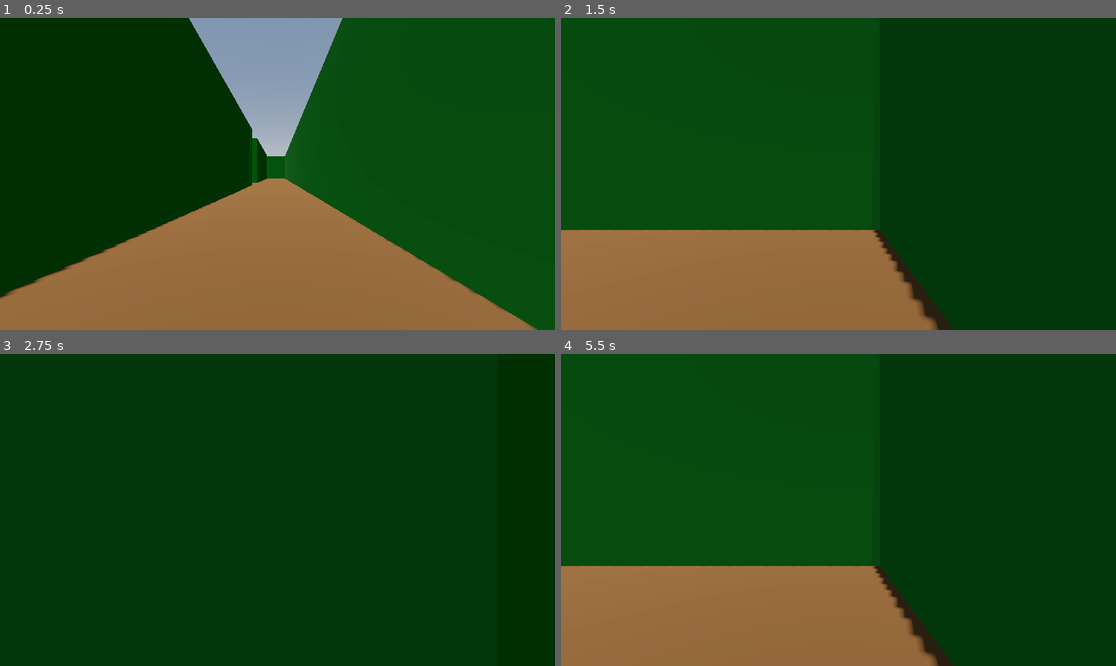
Above: before the commit, frames 1-4 (two rows, left to right).
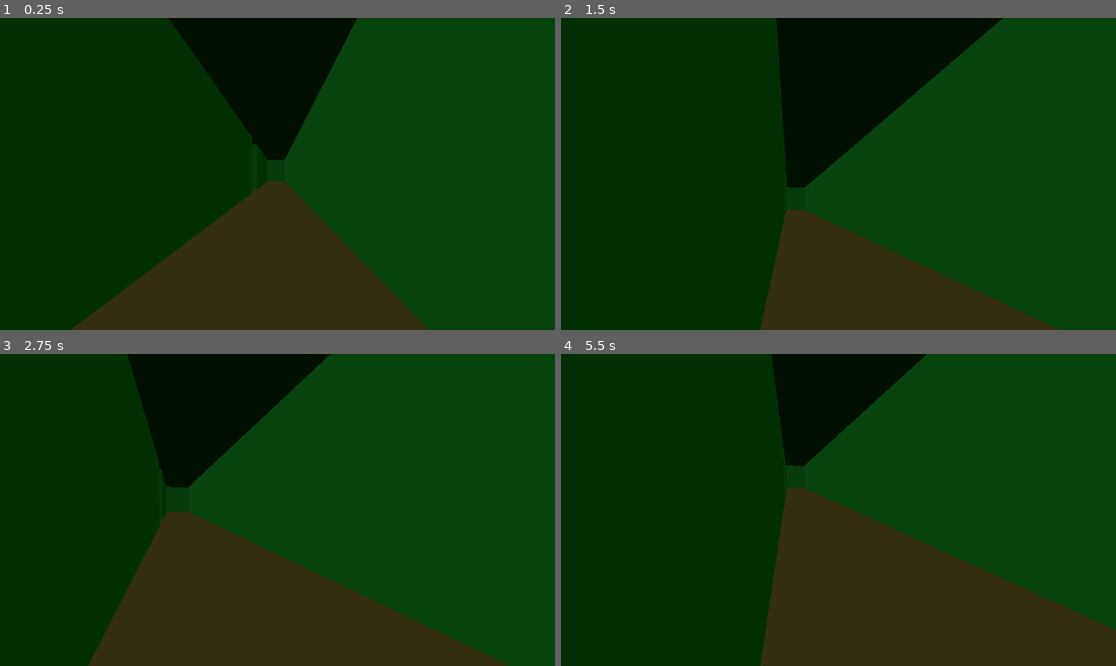
Above: after the commit, the same moments.

Repository: Z-Graham/Maze_walker
Game: Godot game, scene res://Mazes/maze_1/maze_1.tscn
Same seed, same stepped clock (60 frames per second), same inputs: the game is played once before the commit and once after it.
Inputs:
- Up to frame 1 (0.25 s): no input
- Up to frame 2 (1.5 s): tap Enter at 0.5 s; hold D (turn_right) 0.53-1.28 s; tap Down (look_down, bound only after the commit) at 0.6 s; tap Up (look_up, bound only after the commit) at 0.8, 1.35 s; hold S (move_backward) from 1.28 s (still down)
- Up to frame 3 (2.75 s): tap Down (look_down, bound only after the commit) at 1.55, 2.1 s; release S (move_backward) at 2.03 s; hold D (turn_right) from 2.03 s (still down); tap Up (look_up, bound only after the commit) at 2.3 s
- Up to frame 4 (5.5 s): release D (turn_right) at 2.78 s; hold W (move_forward) 2.78-3.53 s; tap Up (look_up, bound only after the commit) at 2.85, 3.8, 4.35, 5.3 s; tap Down (look_down, bound only after the commit) at 3.05, 3.6, 4.55, 5.1 s; hold A (turn_left) 3.53-5.03 s; hold S (move_backward) from 5.03 s (still down)

The runs differ from the first frame. In frame 1, 36% of the frame differs, in the area x 0-97%, y 0-100%; in frame 2, 62%; in frame 3, 28%; in frame 4, 66%, in the area x 0-100%, y 0-100%.

Commit message:
maze 1 fully finished and starting maze 2

Diff:
--- a/Mazes/maze_1/maze_1.gd
+++ b/Mazes/maze_1/maze_1.gd
@@ -1,14 +1,20 @@
 extends Node3D
 
-@export var keyR=randi_range(1,10)
-@export var keyB=randi_range(1,10)
-@export var keyG=randi_range(1,10)
+var keyR:int
+var keyB:int
+var keyG:int
 @onready var puzzle_1: ColorRect = $Puzzle_1
 
-func ready():
+func _ready() -> void:
+	keyR=randi_range(1,9)
+	keyB=randi_range(1,9)
+	keyG=randi_range(1,9)
 	$HintR.text=str(keyR)
 	$HintB.text=str(keyB)
 	$HintG.text=str(keyG)
+
+func _process(delta: float) -> void:
+	pass
 
 func _on_player_hit_end() -> void:
 	$Puzzle_1.visible=true
--- a/Mazes/maze_1/maze_1.tscn
+++ b/Mazes/maze_1/maze_1.tscn
@@ -9,17 +9,20 @@
 sky_horizon_color = Color(0.66224277, 0.6717428, 0.6867428, 1)
 ground_horizon_color = Color(0.66224277, 0.6717428, 0.6867428, 1)
 
-[sub_resource type="Sky" id="Sky_itefq"]
+[sub_resource type="Sky" id="Sky_xsrk3"]
 sky_material = SubResource("ProceduralSkyMaterial_6j225")
 
 [sub_resource type="Environment" id="Environment_5ttg2"]
 background_mode = 2
-sky = SubResource("Sky_itefq")
+sky = SubResource("Sky_xsrk3")
 tonemap_mode = 2
 glow_enabled = true
 
+[sub_resource type="StandardMaterial3D" id="StandardMaterial3D_xsrk3"]
+albedo_color = Color(0.33, 0.25300002, 0, 1)
+
 [sub_resource type="StandardMaterial3D" id="StandardMaterial3D_5ttg2"]
-albedo_color = Color(0.28, 0.16800001, 0, 1)
+albedo_color = Color(0.015686275, 0.4117647, 0.07058824, 1)
 
 [sub_resource type="StandardMaterial3D" id="StandardMaterial3D_6j225"]
 albedo_color = Color(0.01640001, 0.41, 0.068880044, 1)
@@ -39,6 +42,10 @@
 
 [node name="floor" type="CSGBox3D" parent="." unique_id=245457988]
 transform = Transform3D(50, 0, 0, 0, 5, 0, 0, 0, 50, 0, -2.490416, 0)
+material = SubResource("StandardMaterial3D_xsrk3")
+
+[node name="floor2" type="CSGBox3D" parent="." unique_id=513457241]
+transform = Transform3D(50, 0, 0, 0, 5, 0, 0, 0, 50, 0, 7.5789356, 0)
 material = SubResource("StandardMaterial3D_5ttg2")
 
 [node name="Walls" type="Node3D" parent="." unique_id=1051579098]
@@ -62,9 +69,9 @@
 material = SubResource("StandardMaterial3D_6j225")
 
 [node name="CSGBox3D4" type="CSGBox3D" parent="Walls" unique_id=1852892477 groups=["wall"]]
-transform = Transform3D(-4.371139e-08, 0, 1, 0, 1, 0, -1, 0, -4.371139e-08, -0.009120941, 2.5100558, 24.486254)
-use_collision = true
-size = Vector3(1, 5.0981445, 39.986786)
+transform = Transform3D(-4.371139e-08, 0, 1, 0, 1, 0, -1, 0, -4.371139e-08, 2.536724, 2.5100558, 24.486254)
+use_collision = true
+size = Vector3(1, 5.0981445, 45.078476)
 material = SubResource("StandardMaterial3D_6j225")
 
 [node name="CSGBox3D5" type="CSGBox3D" parent="Walls" unique_id=50416821 groups=["wall"]]
@@ -217,12 +224,6 @@
 size = Vector3(1, 5.0981445, 3.9857073)
 material = SubResource("StandardMaterial3D_6j225")
 
-[node name="CSGBox3D30" type="CSGBox3D" parent="Walls" unique_id=1483680085 groups=["wall"]]
-transform = Transform3D(-4.371139e-08, 0, 1, 0, 1, 0, -1, 0, -4.371139e-08, 21.913313, 2.550482, 24.483025)
-use_collision = true
-size = Vector3(1, 5.0981445, 4.4962716)
-material = SubResource("StandardMaterial3D_6j225")
-
 [node name="Door" type="CSGBox3D" parent="." unique_id=2093218539 groups=["door"]]
 transform = Transform3D(1, 0, 0, 0, 1, 0, 0, 0, 1, -21.996424, 2.530316, 24.504099)
 use_collision = true
@@ -230,7 +231,7 @@
 material = SubResource("StandardMaterial3D_itefq")
 
 [node name="Player" parent="." unique_id=2344008 instance=ExtResource("1_itefq")]
-transform = Transform3D(1, 0, 0, 0, 1, 0, 0, 0, 1, 22.30139, 1.0256276, 23.228952)
+transform = Transform3D(1, 0, 0, 0, 1, 0, 0, 0, 1, 22.30139, 1.7552881, 23.228952)
 speed = 10
 
 [node name="Puzzle_1" parent="." unique_id=890264653 instance=ExtResource("3_tdc2l")]
--- a/Mazes/maze_1/puzzle_1.gd
+++ b/Mazes/maze_1/puzzle_1.gd
@@ -15,23 +15,27 @@
 	label.text=str(red_val)
 	label_2.text=str(blue_val)
 	label_3.text=str(green_val)
-	if red_val>9:
-		red_val=0
-	if blue_val>9:
-		blue_val=0
-	if green_val>9:
-		green_val=0
+
 
 func _on_red_pressed() -> void:
-	red_val+=1
+	if red_val<9:
+		red_val+=1
+	else:
+		red_val=0
 
 
 func _on_blue_pressed() -> void:
-	blue_val+=1
+	if blue_val<9:
+		blue_val+=1
+	else:
+		blue_val=0
 
 
 func _on_green_pressed() -> void:
-	green_val+=1
+	if green_val<9:
+		green_val+=1
+	else:
+		green_val=0
 
 
 
--- /dev/null
+++ b/Mazes/maze_2/maze_2.tscn
@@ -0,0 +1,138 @@
+[gd_scene format=3 uid="uid://d1cwetteunedl"]
+
+[ext_resource type="PackedScene" uid="uid://bty438n0cr3oo" path="res://Player/player.tscn" id="1_l644i"]
+
+[sub_resource type="ProceduralSkyMaterial" id="ProceduralSkyMaterial_8rkck"]
+sky_horizon_color = Color(0.66224277, 0.6717428, 0.6867428, 1)
+ground_horizon_color = Color(0.66224277, 0.6717428, 0.6867428, 1)
+
+[sub_resource type="Sky" id="Sky_itefq"]
+sky_material = SubResource("ProceduralSkyMaterial_8rkck")
+
+[sub_resource type="Environment" id="Environment_f2jbi"]
+background_mode = 2
+sky = SubResource("Sky_itefq")
+tonemap_mode = 2
+glow_enabled = true
+
+[sub_resource type="StandardMaterial3D" id="StandardMaterial3D_g45pf"]
+albedo_color = Color(0.28, 0.16800001, 0, 1)
+
+[sub_resource type="StandardMaterial3D" id="StandardMaterial3D_n78rp"]
+albedo_color = Color(0.01640001, 0.41, 0.068880044, 1)
+
+[sub_resource type="StandardMaterial3D" id="StandardMaterial3D_l644i"]
+albedo_color = Color(0.45, 0.24000001, 0, 1)
+
+[node name="maze_2" type="Node3D" unique_id=1155560593]
+
+[node name="WorldEnvironment" type="WorldEnvironment" parent="." unique_id=147746581]
+environment = SubResource("Environment_f2jbi")
+
+[node name="DirectionalLight3D" type="DirectionalLight3D" parent="." unique_id=1514123366]
+transform = Transform3D(-0.9593272, -0.28215522, -0.008930296, -0.00088755786, -0.028619409, 0.99959004, -0.28229505, 0.9589418, 0.02720493, 0, 9.915155, 0)
+shadow_enabled = true
+
+[node name="Player" parent="." unique_id=230167780 instance=ExtResource("1_l644i")]
+transform = Transform3D(1, 0, 0, 0, 1, 0, 0, 0, 1, 0, 1.0520182, 23.431646)
+
+[node name="floor" type="CSGBox3D" parent="." unique_id=1233057568]
+transform = Transform3D(50, 0, 0, 0, 5, 0, 0, 0, 50, -0.035640717, -2.490415, -0.00021982193)
+material = SubResource("StandardMaterial3D_g45pf")
+
+[node name="walls" type="Node3D" parent="." unique_id=1673710832]
+
+[node name="CSGBox3D" type="CSGBox3D" parent="walls" unique_id=1678560610 groups=["wall"]]
+transform = Transform3D(1, 0, 0, 0, 1, 0, 0, 0, 1, 24.501488, 2.550482, -0.0016613007)
+use_collision = true
+size = Vector3(1, 5.0981445, 50.01062)
+material = SubResource("StandardMaterial3D_n78rp")
+
+[node name="CSGBox3D2" type="CSGBox3D" parent="walls" unique_id=1168823959 groups=["wall"]]
+transform = Transform3D(1, 0, 0, 0, 1, 0, 0, 0, 1, -24.517197, 2.5332417, -0.0033226013)
+use_collision = true
+size = Vector3(1, 5.0981445, 50.01062)
+material = SubResource("StandardMaterial3D_n78rp")
+
+[node name="CSGBox3D3" type="CSGBox3D" parent="walls" unique_id=323023392 groups=["wall"]]
+transform = Transform3D(-4.371139e-08, 0, 1, 0, 1, 0, -1, 0, -4.371139e-08, -0.016197205, 2.5332417, -24.581324)
+use_collision = true
+size = Vector3(1, 5.0981445, 50.01062)
+material = SubResource("StandardMaterial3D_n78rp")
+
+[node name="CSGBox3D4" type="CSGBox3D" parent="walls" unique_id=484000891 groups=["wall"]]
+transform = Transform3D(-4.371139e-08, 0, 1, 0, 1, 0, -1, 0, -4.371139e-08, 0.4904251, 2.5100558, 24.486254)
+use_collision = true
+size = Vector3(1, 5.0981445, 49.171074)
+material = SubResource("StandardMaterial3D_n78rp")
+
+[node name="CSGBox3D5" type="CSGBox3D" parent="walls" unique_id=25718249 groups=["wall"]]
+transform = Transform3D(1, 0, 0, 0, 1, 0, 0, 0, 1, 2.8120232, 2.550482, 12.5732765)
+use_collision = true
+size = Vector3(1, 5.0981445, 24.860744)
+material = SubResource("StandardMaterial3D_n78rp")
+
+[node name="CSGBox3D6" type="CSGBox3D" parent="walls" unique_id=1282231489 groups=["wall"]]
+transform = Transform3D(1, 0, 0, 0, 1, 0, 0, 0, 1, -3.1730723, 2.550482, 12.498049)
+use_collision = true
+size = Vector3(1, 5.0981445, 25.0112)
+material = SubResource("StandardMaterial3D_n78rp")
+
+[node name="CSGBox3D7" type="CSGBox3D" parent="walls" unique_id=2051798025 groups=["wall"]]
+transform = Transform3D(1, 0, 0, 0, 1, 0, 0, 0, 1, 2.8120232, 2.550482, -13.545586)
+use_collision = true
+size = Vector3(1, 5.0981445, 23.123222)
+material = SubResource("StandardMaterial3D_n78rp")
+
+[node name="CSGBox3D8" type="CSGBox3D" parent="walls" unique_id=426808638 groups=["wall"]]
+transform = Transform3D(1, 0, 0, 0, 1, 0, 0, 0, 1, -3.07483, 2.550482, -13.6009445)
+use_collision = true
+size = Vector3(1, 5.0981445, 23.012505)
+material = SubResource("StandardMaterial3D_n78rp")
+
+[node name="CSGBox3D9" type="CSGBox3D" parent="walls" unique_id=1962823016 groups=["wall"]]
+transform = Transform3D(-4.371139e-08, 0, 1, 0, 1, 0, -1, 0, -4.371139e-08, -6.5843124, 2.550482, -2.5933666)
+use_collision = true
+size = Vector3(1, 5.0981445, 7.946974)
+material = SubResource("StandardMaterial3D_n78rp")
+
+[node name="CSGBox3D10" type="CSGBox3D" parent="walls" unique_id=2007220612 groups=["wall"]]
+transform = Transform3D(-4.371139e-08, 0, 1, 0, 1, 0, -1, 0, -4.371139e-08, -6.5843124, 2.550482, 0.41968727)
+use_collision = true
+size = Vector3(1, 5.0981445, 7.946974)
+material = SubResource("StandardMaterial3D_n78rp")
+
+[node name="CSGBox3D11" type="CSGBox3D" parent="walls" unique_id=1779182259 groups=["wall"]]
+transform = Transform3D(1, 0, 0, 0, 1, 0, 0, 0, 1, -10.059014, 2.550482, 2.5157318)
+use_collision = true
+size = Vector3(1, 5.0981445, 5.046566)
+material = SubResource("StandardMaterial3D_n78rp")
+
+[node name="CSGBox3D13" type="CSGBox3D" parent="walls" unique_id=2038332884 groups=["wall"]]
+transform = Transform3D(1, 0, 0, 0, 1, 0, 0, 0, 1, -17.20882, 2.550482, 2.5157318)
+use_collision = true
+size = Vector3(1, 5.0981445, 5.046566)
+material = SubResource("StandardMaterial3D_n78rp")
+
+[node name="CSGBox3D12" type="CSGBox3D" parent="walls" unique_id=1099974873 groups=["wall"]]
+transform = Transform3D(-4.371139e-08, 0, 1, 0, 1, 0, -1, 0, -4.371139e-08, -6.5854664, 2.550482, 4.5462413)
+use_collision = true
+size = Vector3(1, 5.0981445, 5.9108114)
+material = SubResource("StandardMaterial3D_n78rp")
+
+[node name="CSGBox3D14" type="CSGBox3D" parent="walls" unique_id=2005955153 groups=["wall"]]
+transform = Transform3D(-4.371139e-08, 0, 1, 0, 1, 0, -1, 0, -4.371139e-08, -20.940329, 2.550482, 0.41968736)
+use_collision = true
+size = Vector3(1, 5.0981445, 6.4866214)
+material = SubResource("StandardMaterial3D_n78rp")
+
+[node name="CSGBox3D15" type="CSGBox3D" parent="walls" unique_id=781416396 groups=["wall"]]
+transform = Transform3D(-4.371139e-08, 0, 1, 0, 1, 0, -1, 0, -4.371139e-08, -20.8525, 2.550482, 4.5462413)
+use_collision = true
+size = Vector3(1, 5.0981445, 6.4798484)
+material = SubResource("StandardMaterial3D_n78rp")
+
+[node name="door" type="CSGBox3D" parent="." unique_id=1176164670 groups=["door"]]
+transform = Transform3D(1, 0, 0, 0, 1, 0, 0, 0, 1, -0.21087205, 2.5365705, -24.124596)
+size = Vector3(5.124756, 5.0775757, 1)
+material = SubResource("StandardMaterial3D_l644i")
--- a/Player/player.gd
+++ b/Player/player.gd
@@ -5,6 +5,8 @@
 signal hit_end
 var direction='forward'
 var turning=false
+var looking_up=false
+var looking_down=false
 var moving_forward=false
 var moving_back=false
 var del:float
@@ -39,6 +41,8 @@
 		if Input.is_action_just_pressed("turn_left"):
 			if not turning:
 				turning=true
+				looking_up=false
+				looking_down=false
 				var turn=create_tween()
 				turn.tween_property($".",'global_rotation_degrees',Vector3(global_rotation.x,global_rotation_degrees.y+90,global_rotation_degrees.z),0.5)
 				await turn.finished
@@ -54,6 +58,8 @@
 		if Input.is_action_just_pressed("turn_right"):
 			if not turning:
 				turning=true
+				looking_up=false
+				looking_down=false
 				var turn=create_tween()
 				turn.tween_property($".",'global_rotation_degrees',Vector3(global_rotation.x,global_rotation_degrees.y-90,global_rotation_degrees.z),0.5)
 				await turn.finished
@@ -66,6 +72,27 @@
 					direction='left'
 				elif direction=='right':
 					direction='back'
+		if Input.is_action_just_pressed("look_up"):
+			if looking_up==false:
+				if looking_down==false:
+					var turn=create_tween()
+					turn.tween_property($".",'global_rotation_degrees',Vector3(global_rotation.x+30,global_rotation_degrees.y,global_rotation_degrees.z),0.5)
+					looking_up=true
+				else:
+					var turn=create_tween()
+					turn.tween_property($".",'global_rotation_degrees',Vector3(global_rotation.x,global_rotation_degrees.y,global_rotation_degrees.z),0.5)
+				looking_down=false
+		if Input.is_action_just_pressed("look_down"):
+			if looking_down==false:
+				if looking_up==false:
+					var turn=create_tween()
+					turn.tween_property($".",'global_rotation_degrees',Vector3(global_rotation.x-30,global_rotation_degrees.y,global_rotation_degrees.z),0.5)
+					looking_down=true
+				else:
+					var turn=create_tween()
+					turn.tween_property($".",'global_rotation_degrees',Vector3(global_rotation.x,global_rotation_degrees.y,global_rotation_degrees.z),0.5)
+				looking_up=false
+
 
 
 
--- a/project.godot
+++ b/project.godot
@@ -47,6 +47,16 @@
 "events": [Object(InputEventKey,"resource_local_to_scene":false,"resource_name":"","device":-1,"window_id":0,"alt_press …(192 unchanged characters)…
 ]
 }
+look_up={
+"deadzone": 0.2,
+"events": [Object(InputEventKey,"resource_local_to_scene":false,"resource_name":"","device":-1,"window_id":0,"alt_pressed":false,"shift_pressed":false,"ctrl_pressed":false,"meta_pressed":false,"pressed":false,"keycode":0,"physical_keycode":4194320,"key_label":0,"unicode":0,"location":0,"echo":false,"script":null)
+]
+}
+look_down={
+"deadzone": 0.2,
+"events": [Object(InputEventKey,"resource_local_to_scene":false,"resource_name":"","device":-1,"window_id":0,"alt_pressed":false,"shift_pressed":false,"ctrl_pressed":false,"meta_pressed":false,"pressed":false,"keycode":0,"physical_keycode":4194322,"key_label":0,"unicode":0,"location":0,"echo":false,"script":null)
+]
+}
 
 [physics]
 
